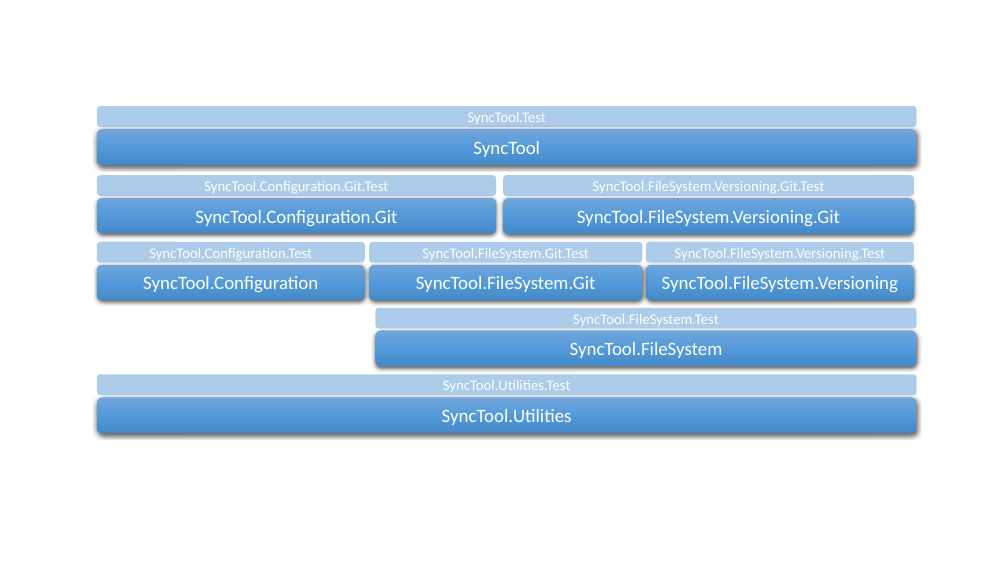
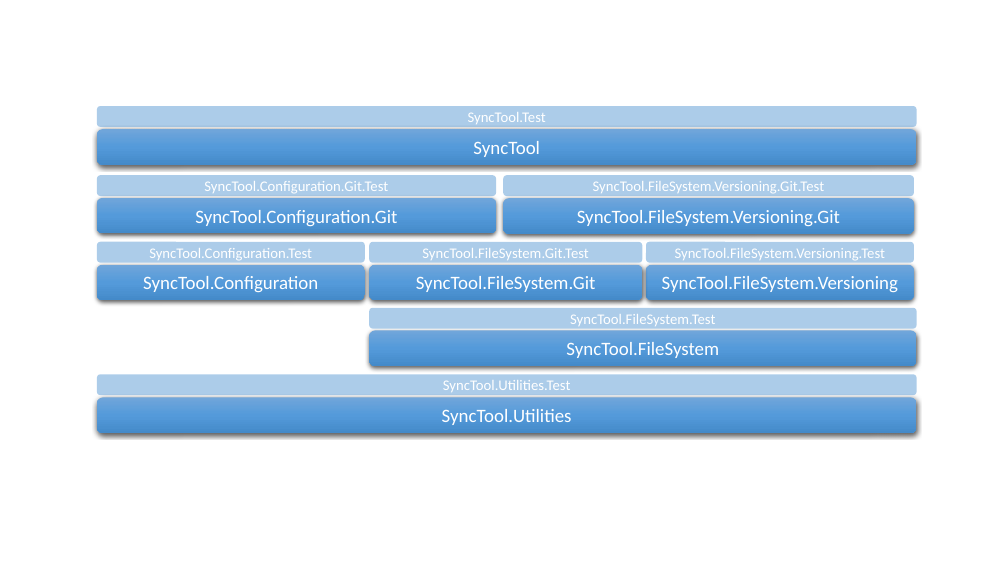
Before and after one commit to ap0llo/SyncTool, a slide deck: slide 1 of docs/ProjectDependencies.pptx. Drawn at 1008x567 pixels with LibreOffice and Linux fonts; fonts in the diff are those of the drawing. Boxes give left, top, right and bottom in pixels: in the first picture for what was removed or moved away, otherwise in the second. Text is boxed around its words. In the diff, an @@ line names an element or a change of style, - is before the commit and + after.

```diff
--- a/docs/ProjectDependencies.pptx
+++ b/docs/ProjectDependencies.pptx
@@ rounded rectangle "SyncTool.FileSystem.Test": place and size @@
-rounded rectangle "SyncTool.FileSystem.Test" at box(376, 308, 917, 329)
+rounded rectangle "SyncTool.FileSystem.Test" at box(369, 308, 917, 329)
@@ rounded rectangle "SyncTool.FileSystem": place and size @@
-rounded rectangle "SyncTool.FileSystem" at box(376, 330, 917, 366)
+rounded rectangle "SyncTool.FileSystem" at box(369, 330, 917, 366)
```
Also in this commit, not shown: 8 other files.
